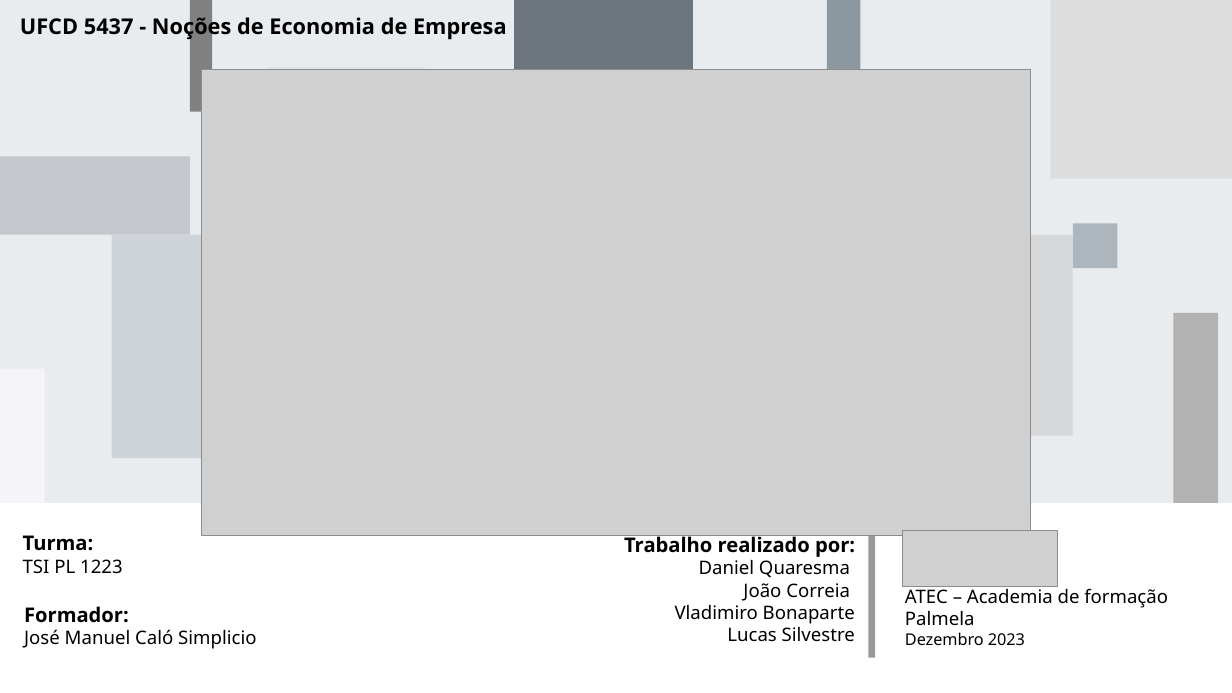
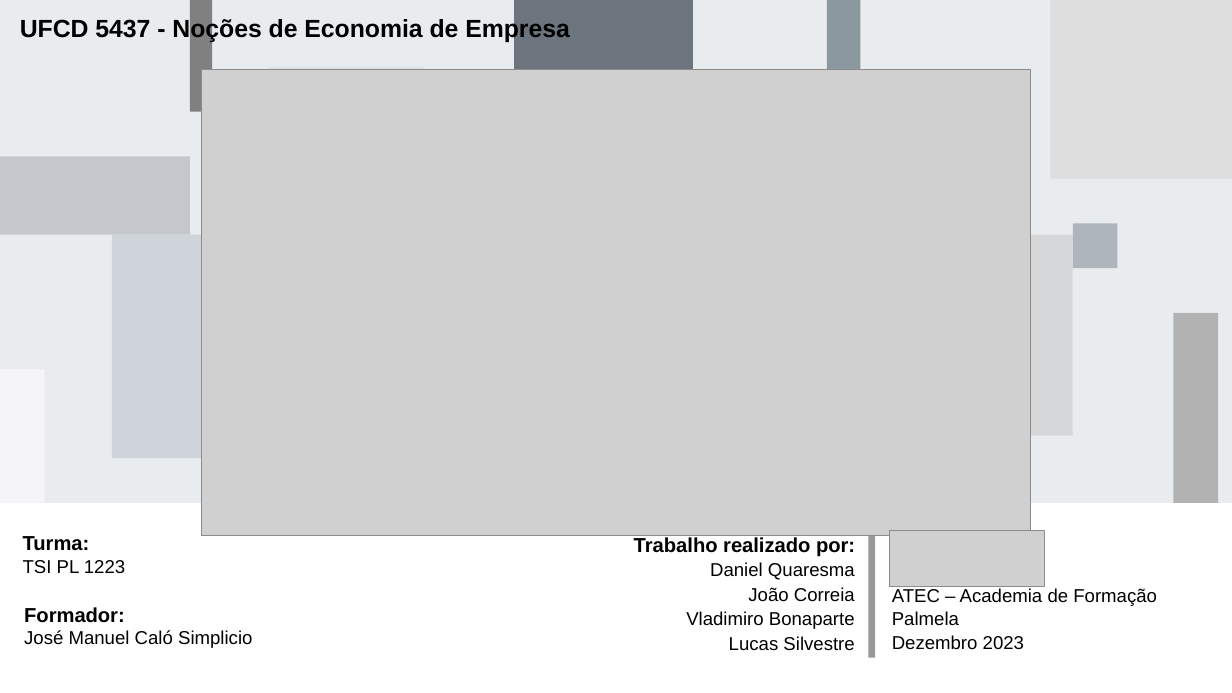
Before and after one commit to JPSCorreia/5437-Nocoes-de-Economia-de-Empresa, a slide deck: slide 1 of Trabalho de Grupo/Trabalho de Grupo - Oracle.pptx. Drawn at 1232x693 pixels with LibreOffice and Linux fonts; fonts in the diff are those of the drawing; grey boxes stand for pictures. Boxes give left, top, right and bottom in pixels: in the first picture for what was removed or moved away, otherwise in the second. Text is boxed around its words. In the diff, an @@ line names an element or a change of style, - is before the commit and + after.

```diff
--- a/Trabalho de Grupo/Trabalho de Grupo - Oracle.pptx
+++ b/Trabalho de Grupo/Trabalho de Grupo - Oracle.pptx
@@ text "UFCD 5437 - Noções de ..." at (20, 17, 570, 43): size 14 to 16 pt, font Noto Sans to Arial @@
@@ text "Turma:" at (23, 536, 125, 574): font Noto Sans to Arial @@
@@ text "Trabalho realizado por:" at (634, 537, 855, 651): font Noto Sans to Arial; more space between paragraphs @@
@@ picture: place and size @@
-picture at (903, 531, 1059, 587)
+picture at (890, 531, 1044, 587)
@@ text "Formador:" at (24, 607, 252, 648): font Noto Sans to Arial @@
@@ text "ATEC – Academia de Formação": place and size @@
-text "ATEC – Academia de Formação" at (905, 585, 1168, 645)
+text "ATEC – Academia de Formação" at (892, 588, 1157, 650)
@@ text at (892, 588, 1157, 625): text changed; font Noto Sans to Arial @@
-ATEC – Academia de formação Palmela
+ATEC – Academia de Formação
+Palmela
@@ text at (892, 635, 1024, 650): size 10.5 to 12 pt, font Noto Sans to Arial in "Dezembro 2023"; more space between paragraphs @@
```
Also in this commit, not shown: 7 other slides changed, 4 slides added, 5 slides removed, 2 other files.
